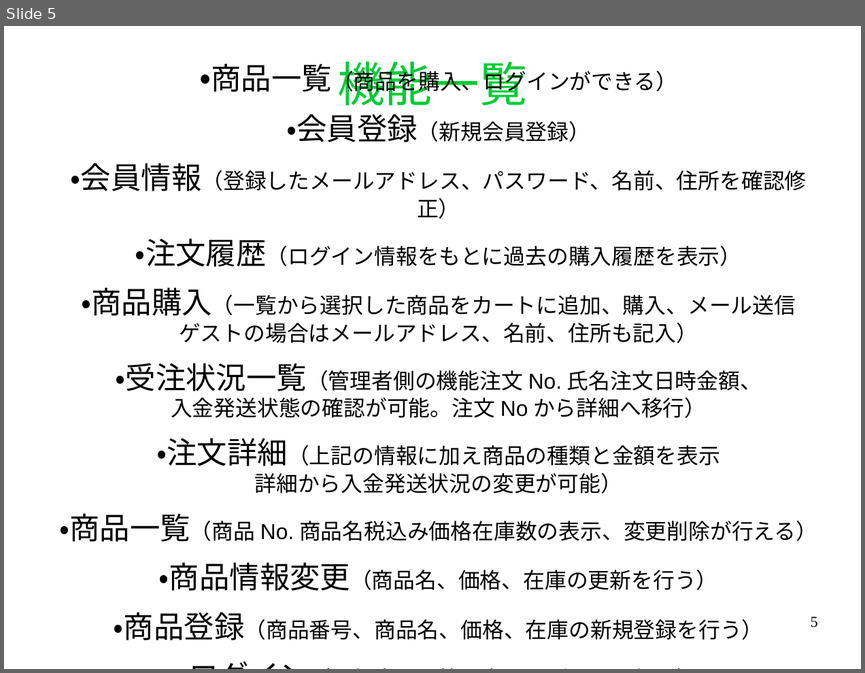
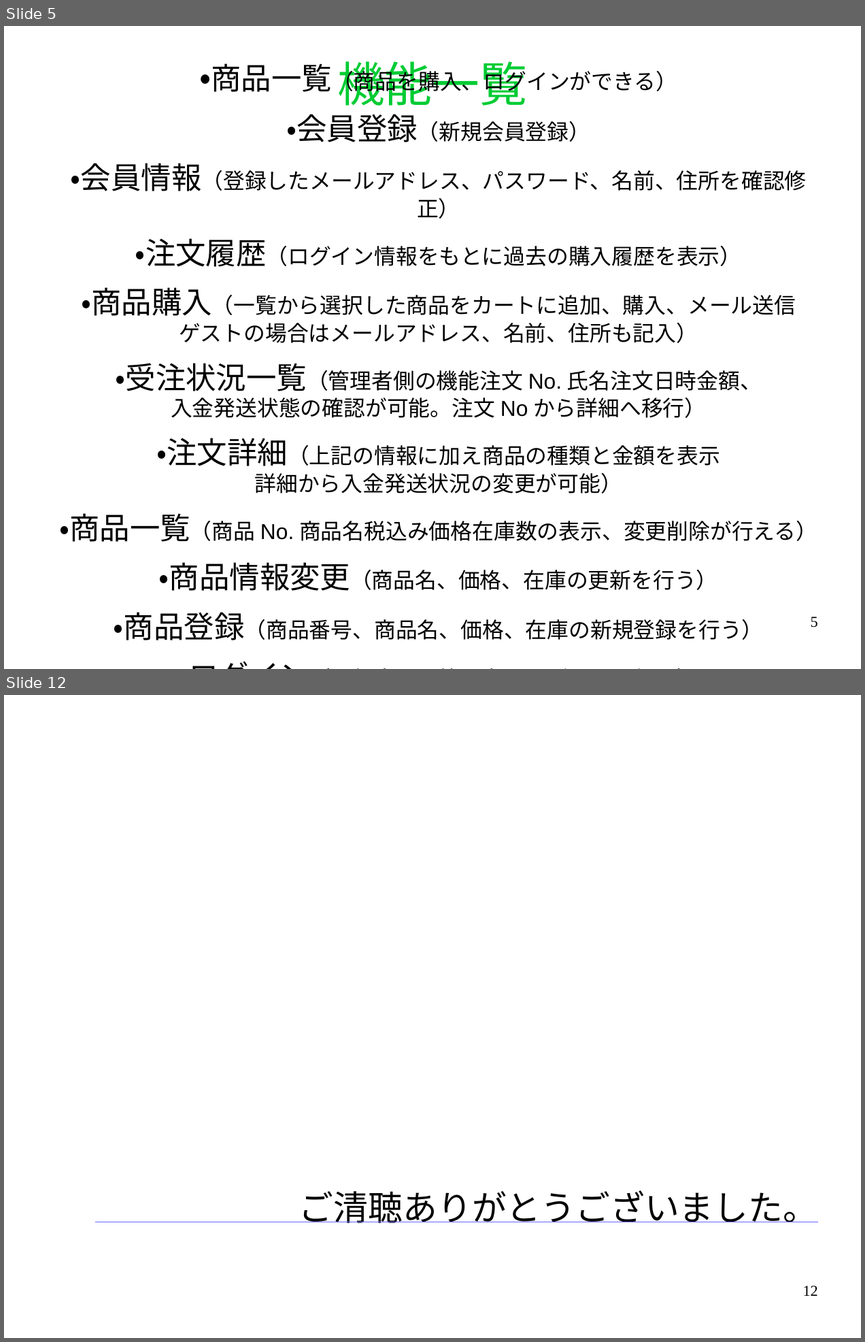
Before and after one commit to black1000/system, a slide deck: ユニフォームプレゼンテーション.odp. Shown one above the other, each under a label of ours: slide 5 before the commit, slides 5 and 12 after it; the slides between them are not shown. The pictures are 865x673 and 865x1342 pixels, drawn with LibreOffice and Linux fonts; fonts in the diff are those of the drawing. Boxes give left, top, right and bottom in pixels: in the first picture for what was removed or moved away, otherwise in the second. Text is boxed around its words. In the diff, an @@ line names an element or a change of style, - is before the commit and + after.

```diff
--- a/ユニフォームプレゼンテーション.odp
+++ b/ユニフォームプレゼンテーション.odp
@@ slide 12 added at box(4, 695, 861, 1338), background #FFFFFF @@
@@ text added at box(299, 1190, 817, 1223), 32 pt, text #000000 @@
+ご清聴ありがとうございました。
@@ line added from (96, 1221) to (818, 1221), #6666FF 0 pt @@
@@ page number added at box(803, 1285, 818, 1295), 14 pt, text #000000 @@
+12
```
Also in this commit, not shown: 1 slide changed, 5 other slides added, 2 other files.
